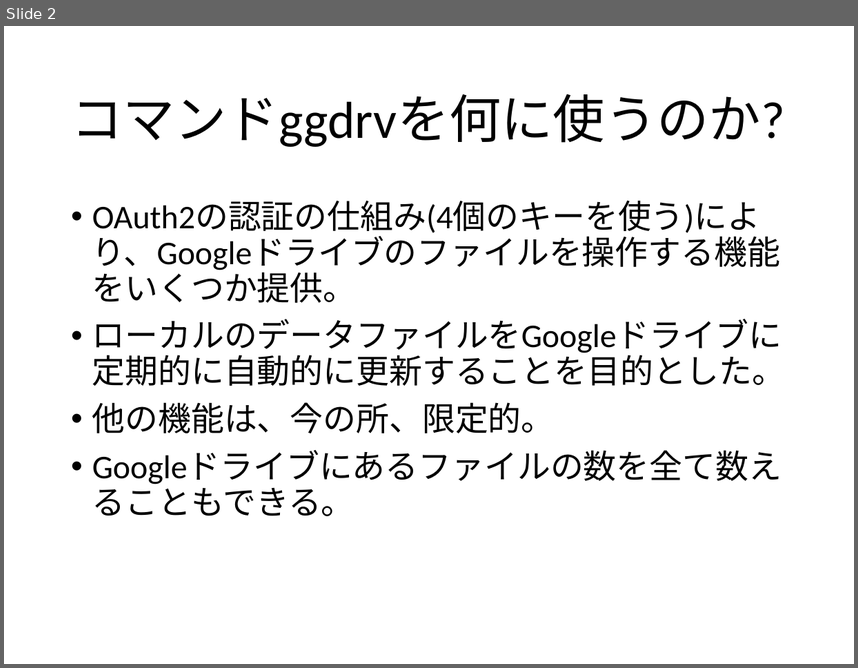
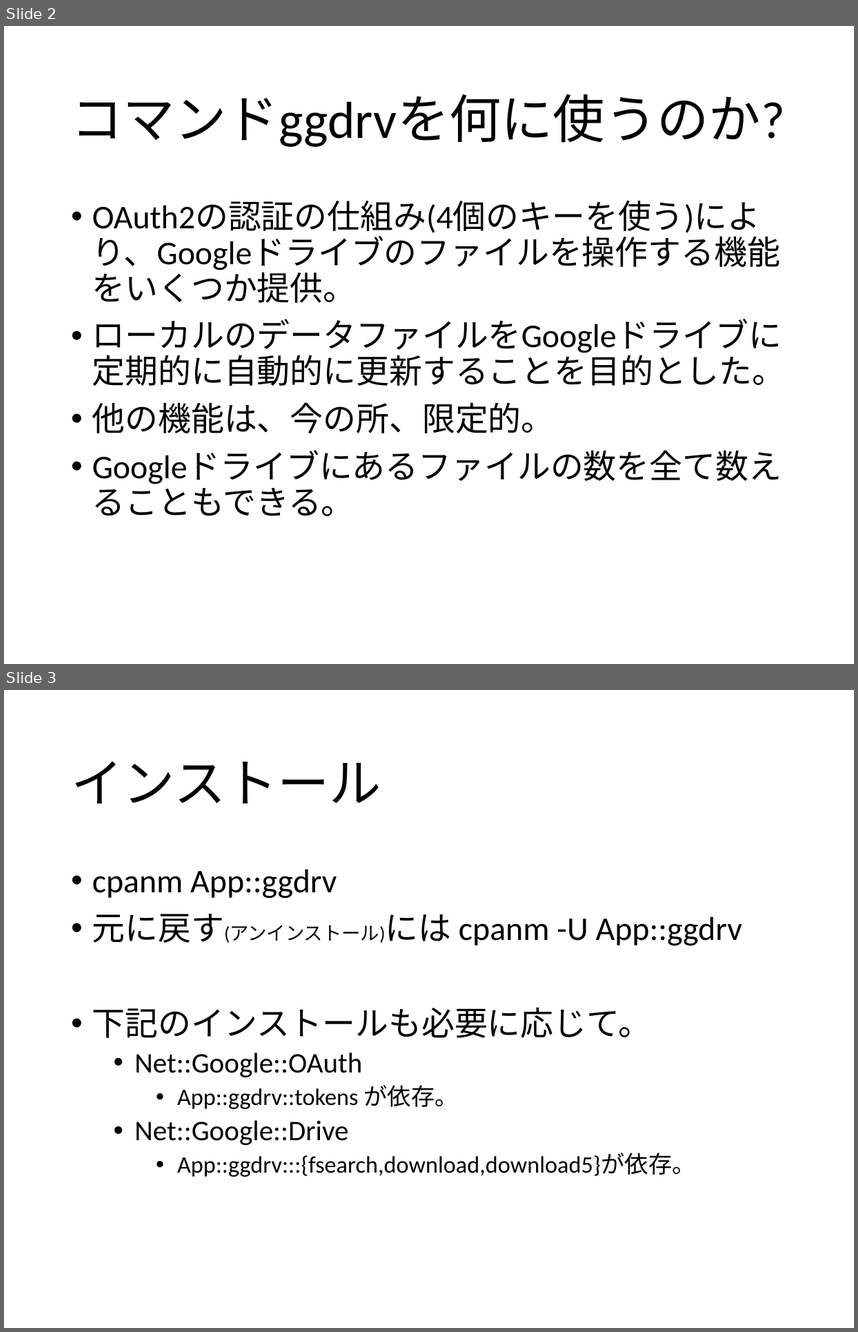
Before and after one commit to tulamili/App-ggdrv, a slide deck: description.pptx. Shown one above the other, each under a label of ours: slide 2 before the commit, slides 2 and 3 after it. The pictures are 858x668 and 858x1332 pixels, drawn with LibreOffice and Linux fonts; fonts in the diff are those of the drawing. Boxes give left, top, right and bottom in pixels: in the first picture for what was removed or moved away, otherwise in the second. Text is boxed around its words. In the diff, an @@ line names an element or a change of style, - is before the commit and + after.

```diff
--- a/description.pptx
+++ b/description.pptx
@@ slide 3 added at (4,690,854,1328), background #FFFFFF @@
@@ title added at (71,761,381,804), 44 pt, text #000000 @@
+インストール
@@ text added at (92,869,742,1176), 20 pt, text #000000 @@
+• cpanm App::ggdrv
+• 元に戻す(アンインストール)には cpanm -U App::ggdrv
+• 下記のインストールも必要に応じて。
+  • Net::Google::OAuth
+    • App::ggdrv::tokens が依存。
+  • Net::Google::Drive
+    • App::ggdrv:::{fsearch,download,download5}が依存。
```
Also in this commit, not shown: 2 slides changed, 1 other slide added, 1 other file.
